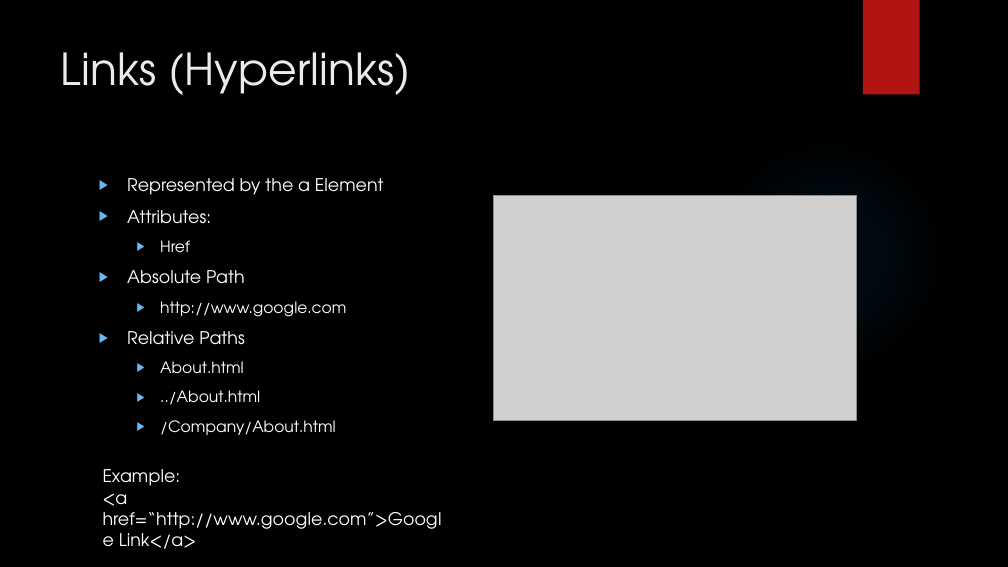
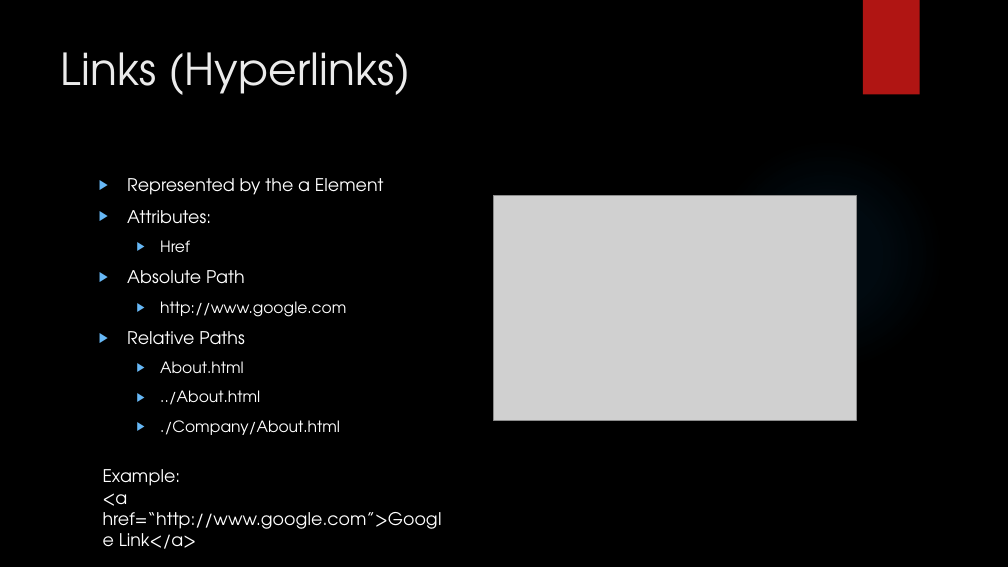
Before and after one commit to LogolsLLC/LogolsFebruary2018, a slide deck: slide 15 of Slides/07_HTML_TrainingPlan.pptx (slide 13 before the commit). Drawn at 1008x567 pixels with LibreOffice and Linux fonts; fonts in the diff are those of the drawing; grey boxes stand for pictures; background and template pictures are left out. Boxes give left, top, right and bottom in pixels: in the first picture for what was removed or moved away, otherwise in the second. Text is boxed around its words. In the diff, an @@ line names an element or a change of style, - is before the commit and + after.

Commit message:
html

```diff
--- a/Slides/07_HTML_TrainingPlan.pptx
+++ b/Slides/07_HTML_TrainingPlan.pptx
@@ text at [160, 420, 340, 435]: text changed @@
-  ▶ /Company/About.html
+  ▶ ./Company/About.html
```
Also in this commit, not shown: 13 other files.
